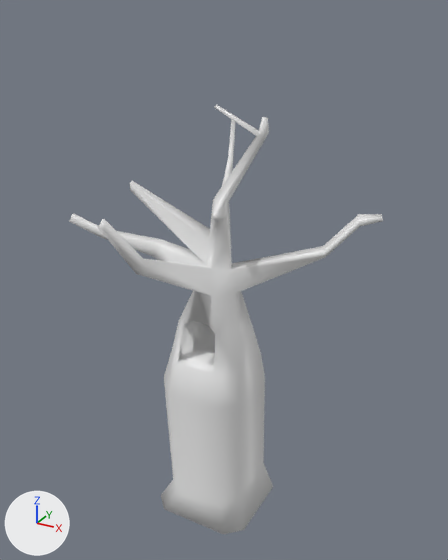
The Blender file TREE WITH HOLE/Treewithhole.blend: old version first, new version second.
One viewpoint serves both versions: a 50 mm lens placed at (9.44, -16.63, 13.23), pointed at (0.11, 0.32, 4.75). The lights are fixed; the arrows at lower left show +X, +Y and +Z.
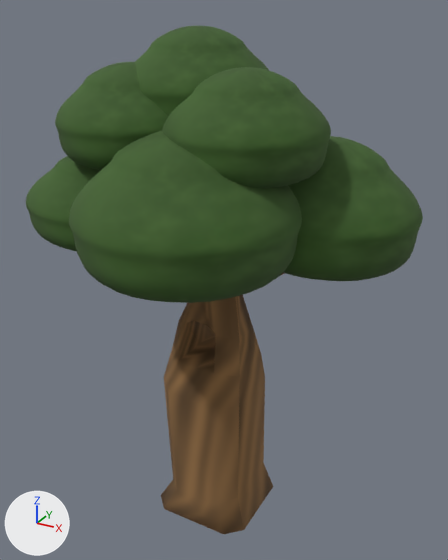
The newer file is also turned or shifted as a whole; pictures and numbers use the older file's frame.

Where the change shows, as pixel boxes [x1, y1, x2, y2] in the pictures (448 x 560 px):
'Cube', surface changed (grey to brown): [69, 105, 383, 534] in both
'Sphere.005', added: after [69, 131, 302, 303]
'Sphere.002', added: after [162, 67, 331, 189]
'Sphere', added: after [284, 136, 423, 281]
'Sphere.007', added: after [55, 62, 168, 170]
'Sphere.008', added: after [135, 26, 269, 116]
'Sphere.003', added: after [26, 156, 101, 251]

Edits to the bpy script that builds the scene:
```text
Add img_light_brown_wood_png:
    img_light_brown_wood_png = load_image('light brown wood.png', 'light brown wood.png', 1024, 1024, 'sRGB')
Add img_untitled_001:
    img_untitled_001 = load_image('Untitled.001', 'Tree leaf texture.png', 1024, 1024, 'sRGB')
Change mat_material:
    where n1 = _N.new('ShaderNodeBsdfPrincipled'); n1.name = 'Principled BSDF'
    n1.inputs[2].default_value: 0.4 -> 1.0  # 'Roughness'
    add n2 = _N.new('ShaderNodeTexImage'); n2.name = 'Image Texture'
    add n2.image = img_light_brown_wood_png
    add n3 = _N.new('ShaderNodeMapping'); n3.name = 'Mapping'
    add n4 = _N.new('ShaderNodeTexCoord'); n4.name = 'Texture Coordinate'
    add _L.new(n2.outputs[0], n1.inputs[0])  # 'Color' to 'Base Color'
    add _L.new(n3.outputs[0], n2.inputs[0])  # 'Vector' to 'Vector'
    add _L.new(n4.outputs[2], n3.inputs[0])  # 'UV' to 'Vector'
Add mat_material_001:
    mat_material_001 = bpy.data.materials.new('Material.001')
    # uses the picture img_untitled_001
Add me_sphere_008:
    me_sphere_008.from_pydata(...)  # 81 vertices, 81 faces; spans x -1.16..1.16, y -1.16..1.16, z -0.26..1.09
    me_sphere_008.polygons.foreach_set('use_smooth', [True] * 81)
    me_sphere_008.materials.append(mat_material_001)
Add ob_sphere_008:
    ob_sphere_008 = bpy.data.objects.new('Sphere.008', me_sphere_008)
    ob_sphere_008.location = (-0.95, 0.63, 10.2)
    ob_sphere_008.scale = (2.34, 2.34, 2.34)
    _m = ob_sphere_008.modifiers.new('Subdivision', 'SUBSURF')
Add ob_sphere_007:
    ob_sphere_007 = bpy.data.objects.new('Sphere.007', me_sphere_008.copy())
    ob_sphere_007.location = (-2.58, -0.63, 9.19)
    ob_sphere_007.scale = (2.34, 2.34, 2.34)
    _m = ob_sphere_007.modifiers.new('Subdivision', 'SUBSURF')
Add ob_sphere_005:
    ob_sphere_005 = bpy.data.objects.new('Sphere.005', me_sphere_008.copy())
    ob_sphere_005.location = (0.0, -1.73, 6.51)
    ob_sphere_005.scale = (3.35, 3.35, 3.35)
    _m = ob_sphere_005.modifiers.new('Subdivision', 'SUBSURF')
Add ob_sphere_003:
    ob_sphere_003 = bpy.data.objects.new('Sphere.003', me_sphere_008.copy())
    ob_sphere_003.location = (-3.76, -0.76, 6.45)
    ob_sphere_003.scale = (2.84, 2.36, 2.36)
    _m = ob_sphere_003.modifiers.new('Subdivision', 'SUBSURF')
Add ob_sphere_002:
    ob_sphere_002 = bpy.data.objects.new('Sphere.002', me_sphere_008.copy())
    ob_sphere_002.location = (1.36, -0.63, 9.19)
    ob_sphere_002.scale = (2.34, 2.34, 2.34)
    _m = ob_sphere_002.modifiers.new('Subdivision', 'SUBSURF')
Add ob_sphere:
    ob_sphere = bpy.data.objects.new('Sphere', me_sphere_008.copy())
    ob_sphere.location = (3.09, 1.59, 6.24)
    ob_sphere.scale = (2.94, 2.48, 3.13)
    _m = ob_sphere.modifiers.new('Subdivision', 'SUBSURF')
```
